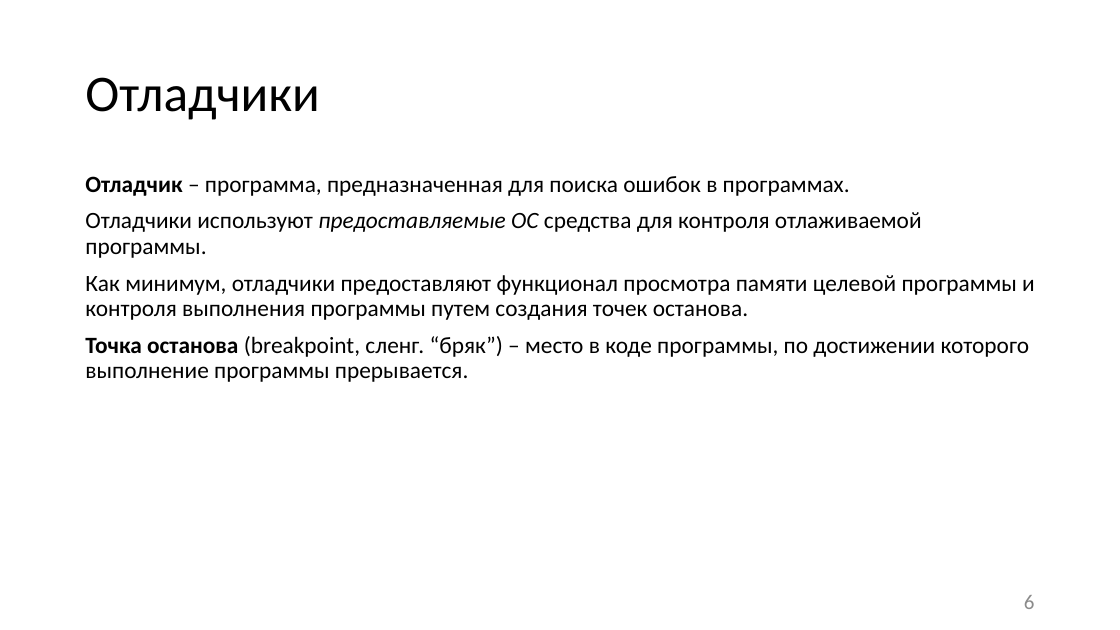
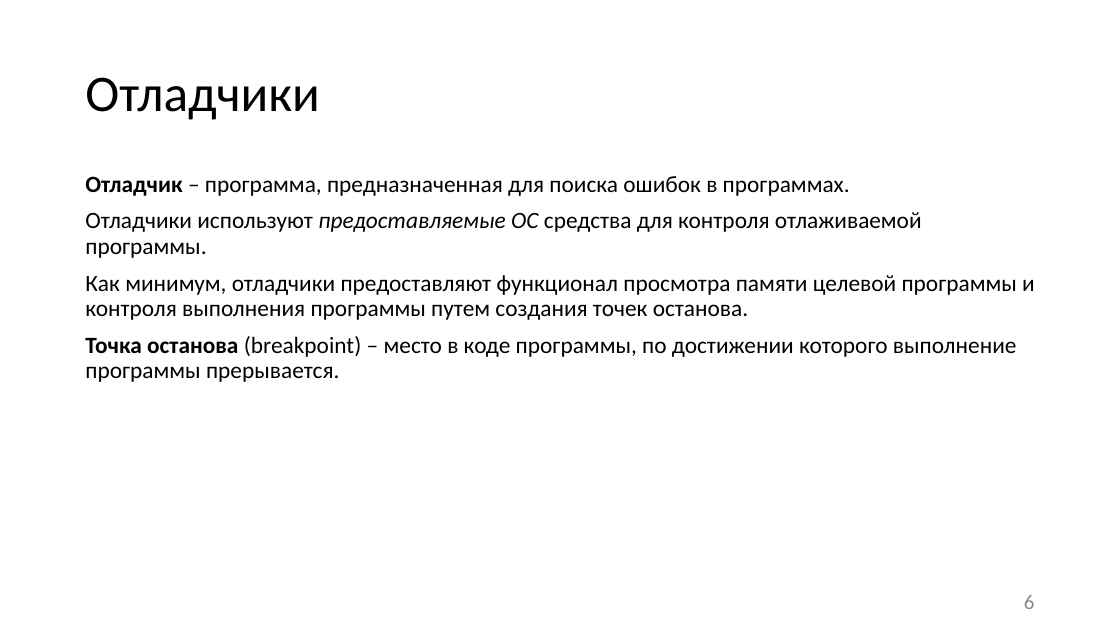
Before and after one commit to itsecd/low-level-programming, a slide deck: slide 6 of Lectures/10.Debugging_and_VM/Lecture10.pptx. Drawn at 1120x630 pixels with LibreOffice and Linux fonts; fonts in the diff are those of the drawing. Boxes give left, top, right and bottom in pixels: in the first picture for what was removed or moved away, otherwise in the second. Text is boxed around its words. In the diff, an @@ line names an element or a change of style, - is before the commit and + after.

```diff
--- a/Lectures/10.Debugging_and_VM/Lecture10.pptx
+++ b/Lectures/10.Debugging_and_VM/Lecture10.pptx
@@ text at <box>85,336,1017,382</box>: text changed @@
-Точка останова (breakpoint, сленг. “бряк”) – место в коде программы, по достижении которого выполнение программы прерывается.
+Точка останова (breakpoint) – место в коде программы, по достижении которого выполнение программы прерывается.
```
Also in this commit, not shown: 3 other slides changed, 3 other files.
